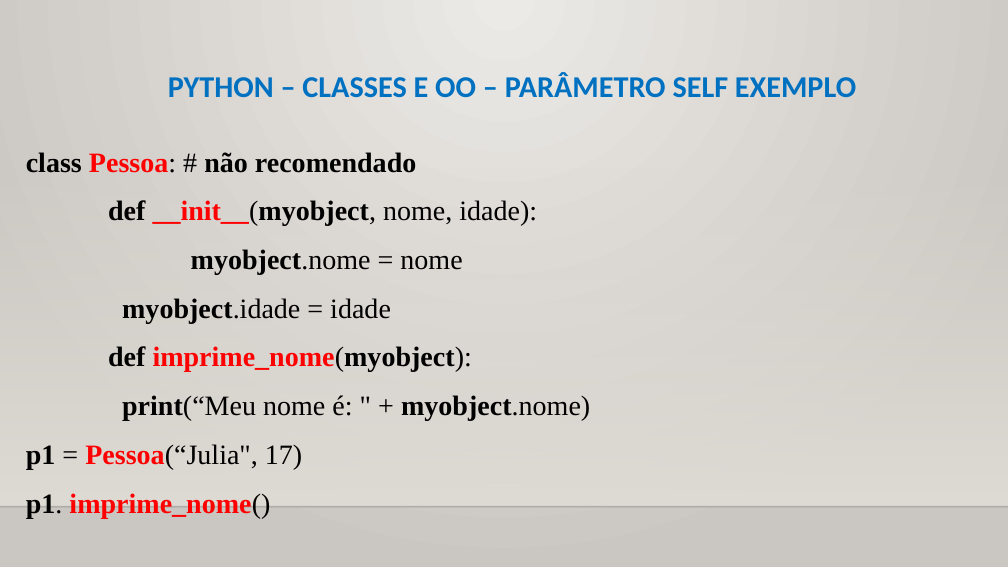
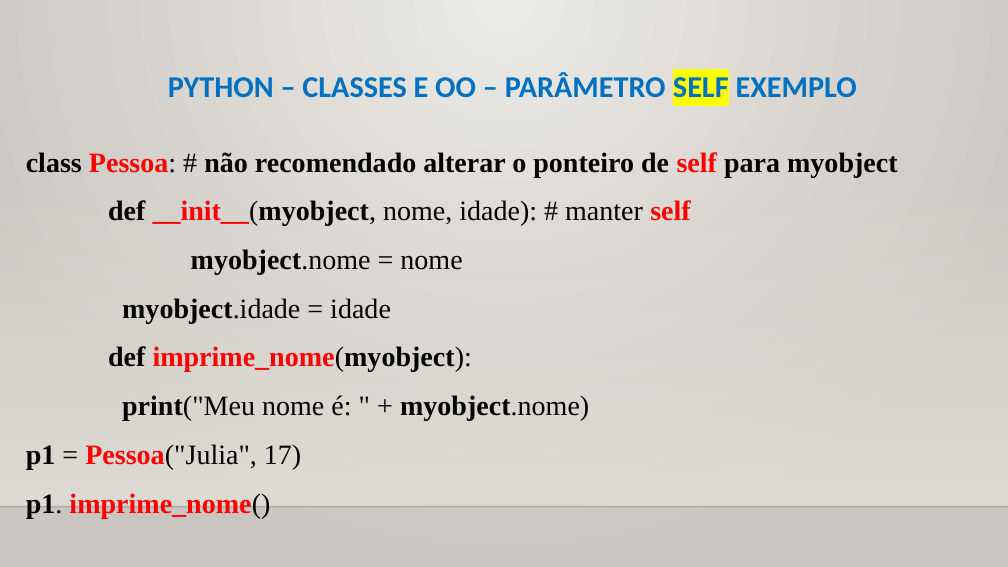
Before and after one commit to CloudEducationBrazil/WydenPythonParadigmas, a slide deck: slide 10 of 01 Classes/Aula 11 Programação Python - Classes - Orientação a Objetos.pptx. Drawn at 1008x567 pixels with LibreOffice and Linux fonts; fonts in the diff are those of the drawing; background and template pictures are left out. Boxes give left, top, right and bottom in pixels: in the first picture for what was removed or moved away, otherwise in the second. Text is boxed around its words. In the diff, an @@ line names an element or a change of style, - is before the commit and + after.

Commit message:
ajustesss Python Paradigma 02112023

```diff
--- a/01 Classes/Aula 11 Programação Python - Classes - Orientação a Objetos.pptx
+++ b/01 Classes/Aula 11 Programação Python - Classes - Orientação a Objetos.pptx
@@ title "PYTHON – CLASSES E OO ..." at [168,72,857,98]: highlight none to #FFFF00 in "SELF" @@
@@ text at [26,152,898,226]: text changed @@
-class Pessoa: # não recomendado
-  def __init__(myobject, nome, idade):
+class Pessoa: # não recomendado alterar o ponteiro de self para myobject
+  def __init__(myobject, nome, idade): # manter self
@@ text at [26,395,589,469]: text changed @@
-  print(“Meu nome é: " + myobject.nome)
-p1 = Pessoa(“Julia", 17)
+  print("Meu nome é: " + myobject.nome)
+p1 = Pessoa("Julia", 17)
```
Also in this commit, not shown: 6 other slides changed, 3 slides added.
